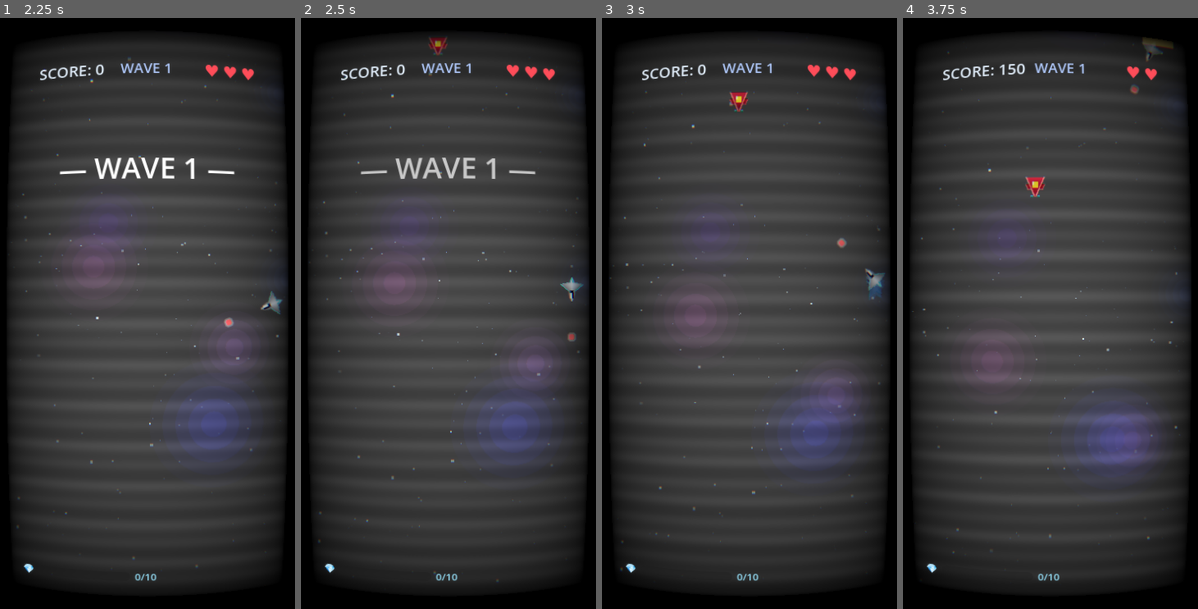
Above: before the commit, frames 1-4 (left to right).
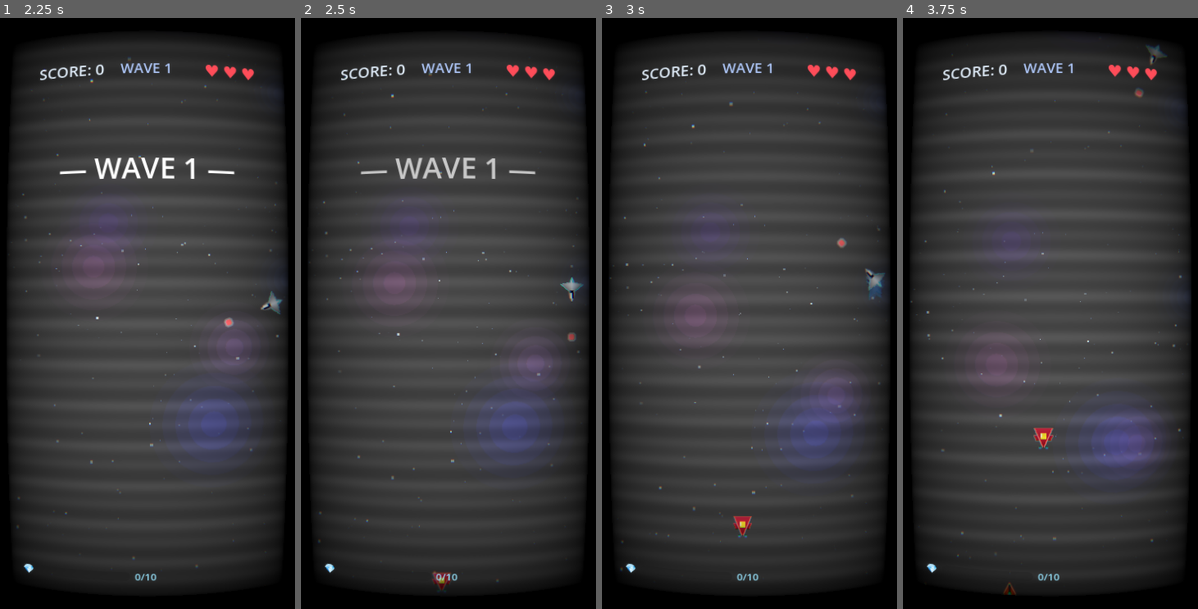
Above: after the commit, the same moments.

Repository: DiscM/Farinuff-Flight
Game: Godot game, scene res://ui/main_menu.tscn
The game is run twice, just before and just after one commit, with the same random seed, the same clock (stepped at 60 frames per second) and the same inputs.
Inputs (mouse positions are in pixels of both pictures, inside the frame that each line leads up to):
- Up to frame 1 (2.25 s): click "▶ PLAY" at 0.5 s; tap Enter at 1.25 s; move the mouse to (212, 283) at 1.27 s; hold D (move_right) 1.28-2 s; tap Shift (boost) at 1.35 s; click (212, 283) at 1.42 s; drag from (88, 343) to (274, 378) at 2.02 s
- Up to frame 2 (2.5 s): no input
- Up to frame 3 (3 s): move the mouse to (779, 183) at 2.77 s; hold D (move_right) from 2.78 s (still down); tap Shift (boost) at 2.85 s
- Up to frame 4 (3.75 s): release D (move_right) at 3.5 s; drag from (1035, 431) to (1038, 159) at 3.52 s

Frame 1 is identical in both runs. In frame 2, 0.3% of the frame differs, in the area x 43-51%, y 3-97%; in frame 3, 0.3%; in frame 4, 1.3%, in the area x 2-95%, y 3-98%.

Commit message:
Enemies now spawn from all sides

Diff:
--- a/entities/enemies/base_enemy.gd
+++ b/entities/enemies/base_enemy.gd
@@ -11,6 +11,8 @@
 const XP_ORB_SCENE := preload("res://entities/collectibles/xp_orb.tscn")
 
 var health: int
+## The normalized direction this enemy travels. Set by the spawner before adding to scene.
+var spawn_direction: Vector2 = Vector2.DOWN
 
 func _ready() -> void:
 	add_to_group("enemies")
@@ -37,7 +39,7 @@
 	_move(delta)
 
 func _move(delta: float) -> void:
-	position.y += speed * GameManager.enemy_speed_multiplier * delta
+	position += spawn_direction * speed * GameManager.enemy_speed_multiplier * delta
 
 func take_damage(amount: int) -> void:
 	health -= amount
@@ -77,6 +79,17 @@
 		take_damage(1)
 
 func _on_screen_exited() -> void:
-	# Only free if past the bottom of the screen
-	if global_position.y > 0:
+	# Free once the enemy has moved past the edge it's heading toward
+	var vp := get_viewport_rect()
+	var pos := global_position
+	var past_edge := false
+	if spawn_direction.y > 0.3 and pos.y > vp.size.y + 60:
+		past_edge = true
+	elif spawn_direction.y < -0.3 and pos.y < -60:
+		past_edge = true
+	elif spawn_direction.x > 0.3 and pos.x > vp.size.x + 60:
+		past_edge = true
+	elif spawn_direction.x < -0.3 and pos.x < -60:
+		past_edge = true
+	if past_edge:
 		queue_free()
--- a/entities/enemies/bomber_enemy.gd
+++ b/entities/enemies/bomber_enemy.gd
@@ -1,13 +1,13 @@
 extends BaseEnemy
-## Bomber enemy — moves horizontally, drops bombs periodically.
+## Bomber enemy — drifts perpendicular to its travel direction, drops bombs periodically.
 
 const ENEMY_BULLET_SCENE := preload("res://entities/bullets/enemy_bullet.tscn")
 
-var horizontal_speed: float = 120.0
-var horizontal_dir: float = 1.0
+var drift_speed: float = 120.0
+var drift_dir: float = 1.0
 var drop_interval: float = 2.0
 var drop_timer: float = 0.0
-var viewport_width: float = 720.0
+var viewport_size: Vector2 = Vector2(720.0, 1024.0)
 
 func _ready() -> void:
 	max_health = 2
@@ -16,20 +16,32 @@
 	orb_value = 2
 	guaranteed_orb = true
 	super._ready()
-	viewport_width = get_viewport_rect().size.x
-	horizontal_dir = [-1.0, 1.0].pick_random()
+	viewport_size = get_viewport_rect().size
+	drift_dir = [-1.0, 1.0].pick_random()
 	drop_timer = randf_range(0.5, drop_interval)
 
 func _move(delta: float) -> void:
-	# Slow downward drift + horizontal movement
-	position.y += speed * GameManager.enemy_speed_multiplier * delta
-	position.x += horizontal_speed * horizontal_dir * delta
+	# Slow drift along travel direction
+	position += spawn_direction * speed * GameManager.enemy_speed_multiplier * delta
 
-	# Bounce off edges
+	# Drift perpendicular to travel direction and bounce off screen edges
+	var perp := Vector2(-spawn_direction.y, spawn_direction.x)
+	position += perp * drift_speed * drift_dir * delta
+
+	# Bounce: clamp to screen bounds on both axes
 	if position.x < 30:
-		horizontal_dir = 1.0
-	elif position.x > viewport_width - 30:
-		horizontal_dir = -1.0
+		drift_dir = 1.0 if perp.x != 0 else drift_dir
+		position.x = 30
+	elif position.x > viewport_size.x - 30:
+		drift_dir = -1.0 if perp.x != 0 else drift_dir
+		position.x = viewport_size.x - 30
+
+	if position.y < 30:
+		drift_dir = 1.0 if perp.y != 0 else drift_dir
+		position.y = 30
+	elif position.y > viewport_size.y - 30:
+		drift_dir = -1.0 if perp.y != 0 else drift_dir
+		position.y = viewport_size.y - 30
 
 	# Drop bombs
 	drop_timer -= delta
--- a/entities/enemies/fast_enemy.gd
+++ b/entities/enemies/fast_enemy.gd
@@ -4,16 +4,21 @@
 var time_alive: float = 0.0
 var wave_amplitude: float = 80.0
 var wave_frequency: float = 3.0
-var start_x: float = 0.0
+var start_pos: Vector2 = Vector2.ZERO
 
 func _ready() -> void:
 	max_health = 1
 	speed = 280.0
 	points = 150
 	super._ready()
-	start_x = position.x
+	start_pos = position
 
 func _move(delta: float) -> void:
 	time_alive += delta
-	position.y += speed * GameManager.enemy_speed_multiplier * delta
-	position.x = start_x + sin(time_alive * wave_frequency) * wave_amplitude
+	# Advance along travel direction
+	position += spawn_direction * speed * GameManager.enemy_speed_multiplier * delta
+	# Oscillate perpendicular to travel direction (sine wave stays centred on the entry path)
+	var perp := Vector2(-spawn_direction.y, spawn_direction.x)
+	var along := spawn_direction.dot(position - start_pos)
+	var base_pos := start_pos + spawn_direction * along
+	position = base_pos + perp * sin(time_alive * wave_frequency) * wave_amplitude
--- a/systems/enemy_spawner.gd
+++ b/systems/enemy_spawner.gd
@@ -13,10 +13,12 @@
 @onready var spawn_timer: Timer = $SpawnTimer
 
 var viewport_width: float = 720.0
+var viewport_height: float = 1024.0
 var margin: float = 40.0
 
 func _ready() -> void:
 	viewport_width = get_viewport().get_visible_rect().size.x
+	viewport_height = get_viewport().get_visible_rect().size.y
 	spawn_timer.wait_time = GameManager.get_spawn_interval()
 	spawn_timer.timeout.connect(_on_spawn_timer_timeout)
 
@@ -40,11 +42,23 @@
 
 func _spawn_enemy() -> void:
 	var scene: PackedScene = _pick_enemy_scene()
-	var enemy: Area2D = scene.instantiate()
-	enemy.position = Vector2(
-		randf_range(margin, viewport_width - margin),
-		-40.0
-	)
+	var enemy: BaseEnemy = scene.instantiate() as BaseEnemy
+
+	# Pick a random side: 0=top, 1=bottom, 2=left, 3=right
+	var side := randi() % 4
+	match side:
+		0: # Top
+			enemy.position = Vector2(randf_range(margin, viewport_width - margin), -40.0)
+			enemy.spawn_direction = Vector2.DOWN
+		1: # Bottom
+			enemy.position = Vector2(randf_range(margin, viewport_width - margin), viewport_height + 40.0)
+			enemy.spawn_direction = Vector2.UP
+		2: # Left
+			enemy.position = Vector2(-40.0, randf_range(margin, viewport_height - margin))
+			enemy.spawn_direction = Vector2.RIGHT
+		3: # Right
+			enemy.position = Vector2(viewport_width + 40.0, randf_range(margin, viewport_height - margin))
+			enemy.spawn_direction = Vector2.LEFT
 	get_tree().current_scene.add_child(enemy)
 
 func _pick_enemy_scene() -> PackedScene:
